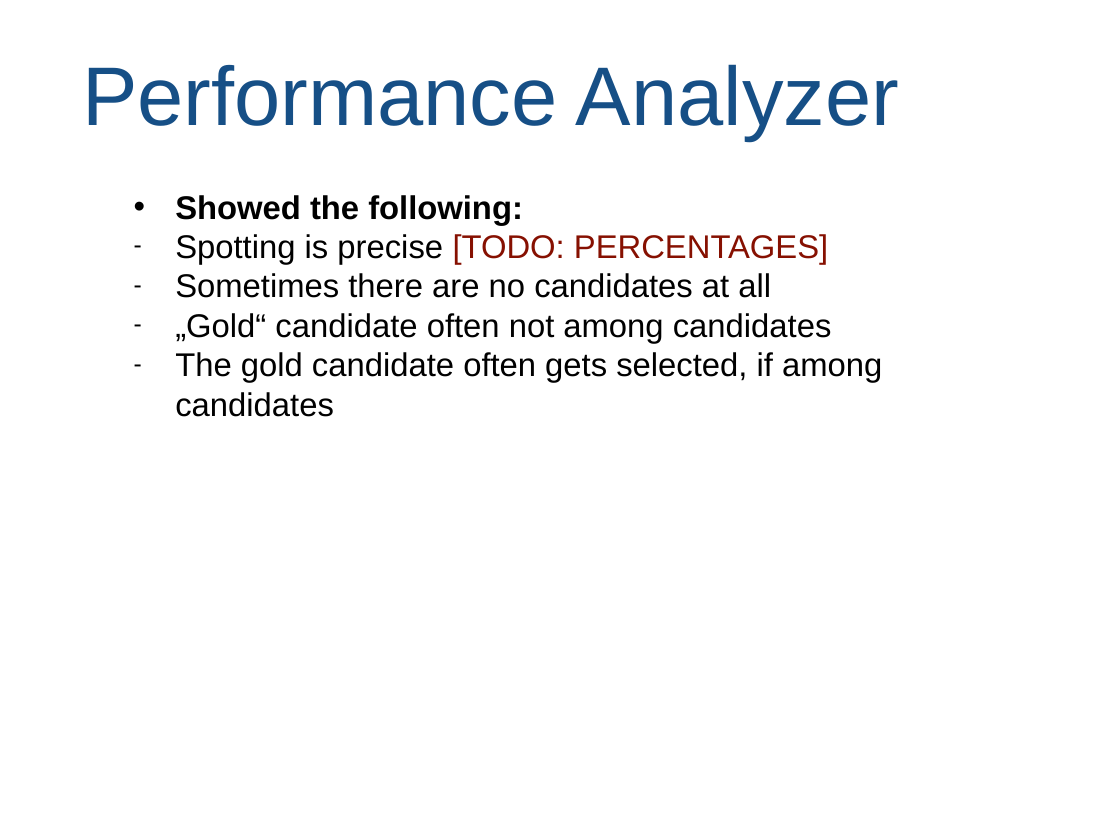
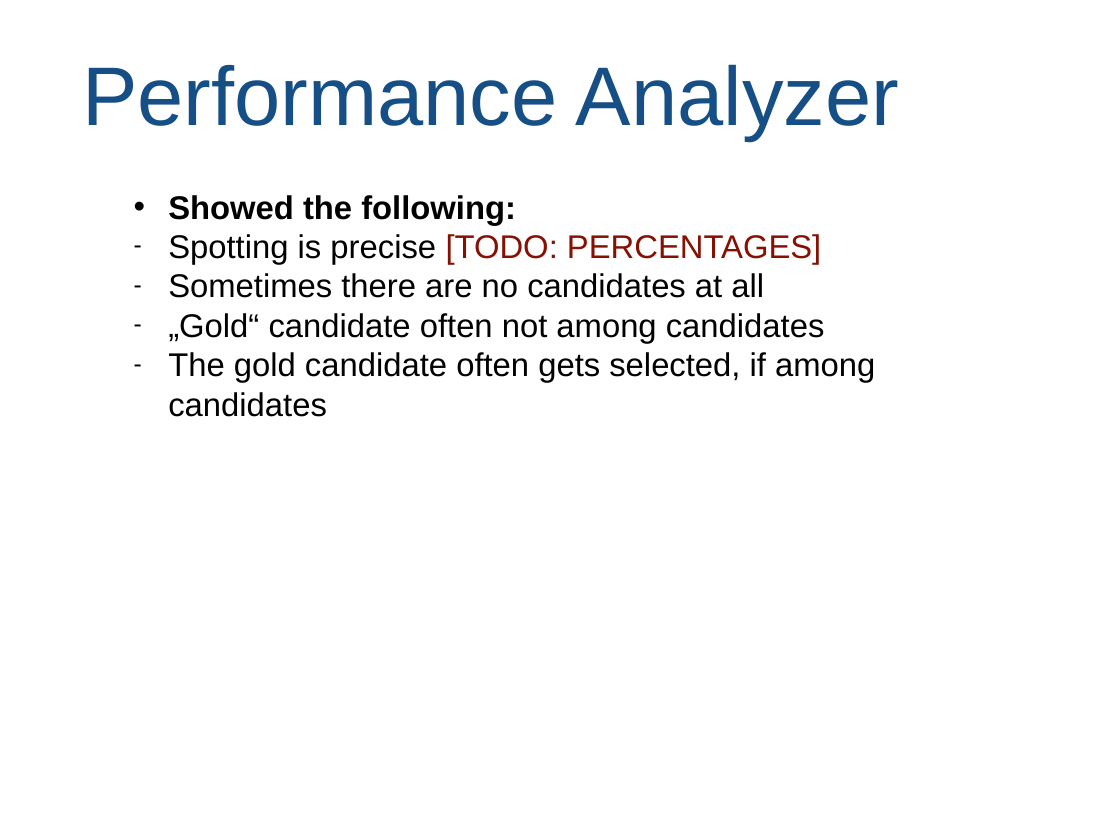
Before and after one commit to hugoflug/nlp-project, a slide deck: slide 6 of presentation/presentation.ppt. Drawn at 1120x840 pixels with LibreOffice and Linux fonts; fonts in the diff are those of the drawing. Boxes give left, top, right and bottom in pixels: in the first picture for what was removed or moved away, otherwise in the second. Text is boxed around its words. In the diff, an @@ line names an element or a change of style, - is before the commit and + after.

```diff
--- a/presentation/presentation.ppt
+++ b/presentation/presentation.ppt
@@ text "Showed the following:" at box(168, 195, 875, 417): indent changed @@
```
Also in this commit, not shown: 6 other slides changed.
